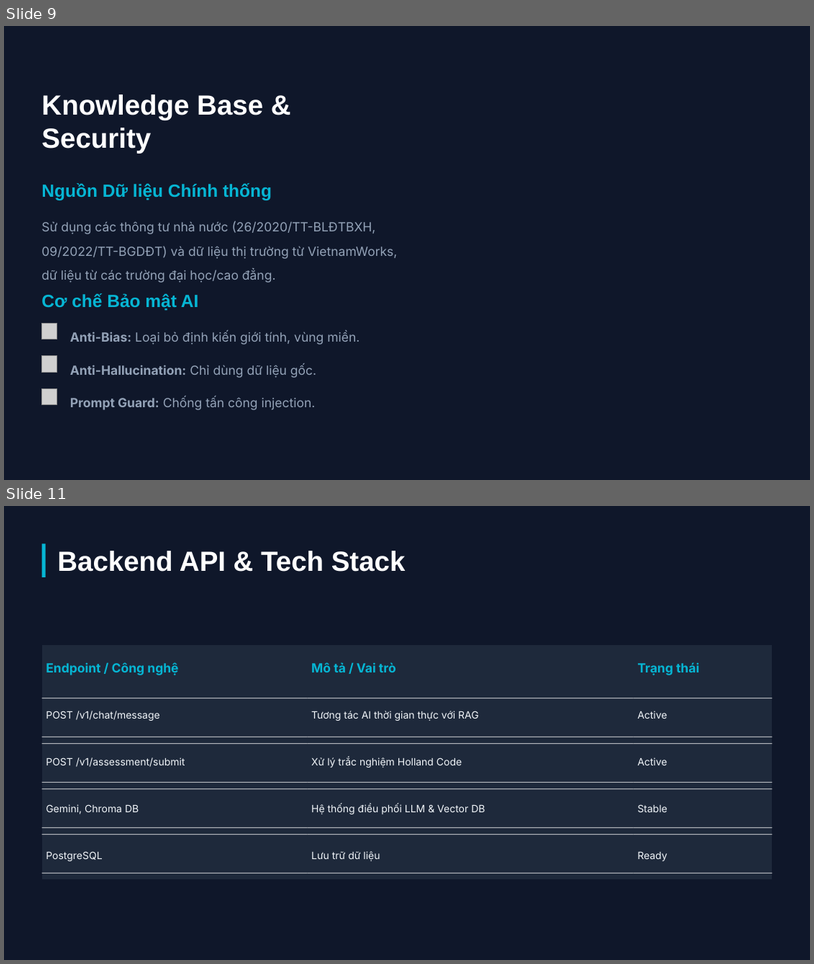
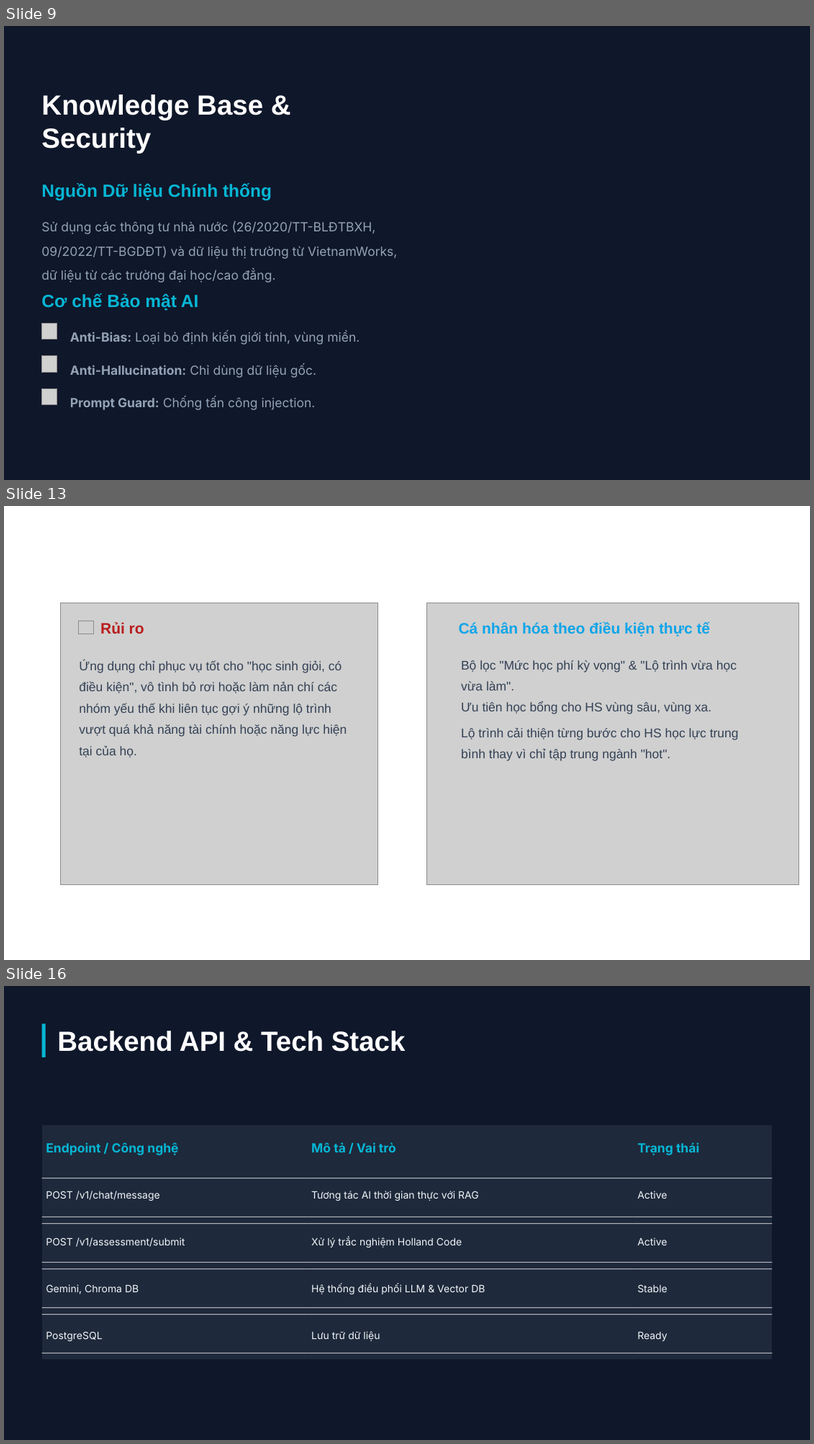
Before and after one commit to dinhsst/ai-powered-career-guidance-system, a slide deck: Hệ thống Tư vấn Hướng nghiệp AI.pptx. Shown one above the other, each under a label of ours: slides 9 and 11 before the commit, slides 9, 13 and 16 after it; the slides between them are not shown. The pictures are 814x964 and 814x1444 pixels, drawn with LibreOffice and Linux fonts; fonts in the diff are those of the drawing; grey boxes stand for pictures; background and template pictures are left out. Boxes give left, top, right and bottom in pixels: in the first picture for what was removed or moved away, otherwise in the second. Text is boxed around its words. In the diff, an @@ line names an element or a change of style, - is before the commit and + after.

```diff
--- a/Hệ thống Tư vấn Hướng nghiệp AI.pptx
+++ b/Hệ thống Tư vấn Hướng nghiệp AI.pptx
@@ slide 13 added at <box>4,506,810,960</box>, background picture (left out) @@
@@ text added at <box>41,531,809,564</box>, 31.5 pt, text #FFFFFF, bold @@
+04. Tác động xã hội (Social Impact)
@@ picture added at <box>60,602,378,885</box> @@
@@ picture added at <box>427,602,800,885</box> @@
@@ picture added at <box>78,621,93,633</box> @@
@@ text added at <box>100,622,144,633</box>, 18 pt, text #B91C1C, bold @@
+Rủi ro
@@ text added at <box>459,622,711,636</box>, 18 pt, text #0EA5E9, bold @@
+Cá nhân hóa theo điều kiện thực tế
@@ text added at <box>79,661,347,757</box>, 15 pt, text #334155 @@
+Ứng dụng chỉ phục vụ tốt cho "học sinh giỏi, có điều kiện", vô tình bỏ rơi hoặc làm nản chí các nhóm yếu thế khi liên tục gợi ý những lộ trình vượt quá khả năng tài chính hoặc năng lực hiện tại của họ.
@@ text added at <box>461,660,737,690</box>, 15 pt, text #334155 @@
+Bộ lọc "Mức học phí kỳ vọng" & "Lộ trình vừa học vừa làm".
@@ text added at <box>461,702,712,714</box>, 15 pt, text #334155 @@
+Ưu tiên học bổng cho HS vùng sâu, vùng xa.
@@ text added at <box>461,728,739,761</box>, 15 pt, text #334155 @@
+Lộ trình cải thiện từng bước cho HS học lực trung bình thay vì chỉ tập trung ngành "hot".
@@ rectangle added at <box>41,934,772,934</box>, fill #FFFFFF @@
@@ what was slide 11 is now slide 16 @@
```
Also in this commit, not shown: 4 slides changed, 4 other slides added, 1 slide removed, 1 other file.
